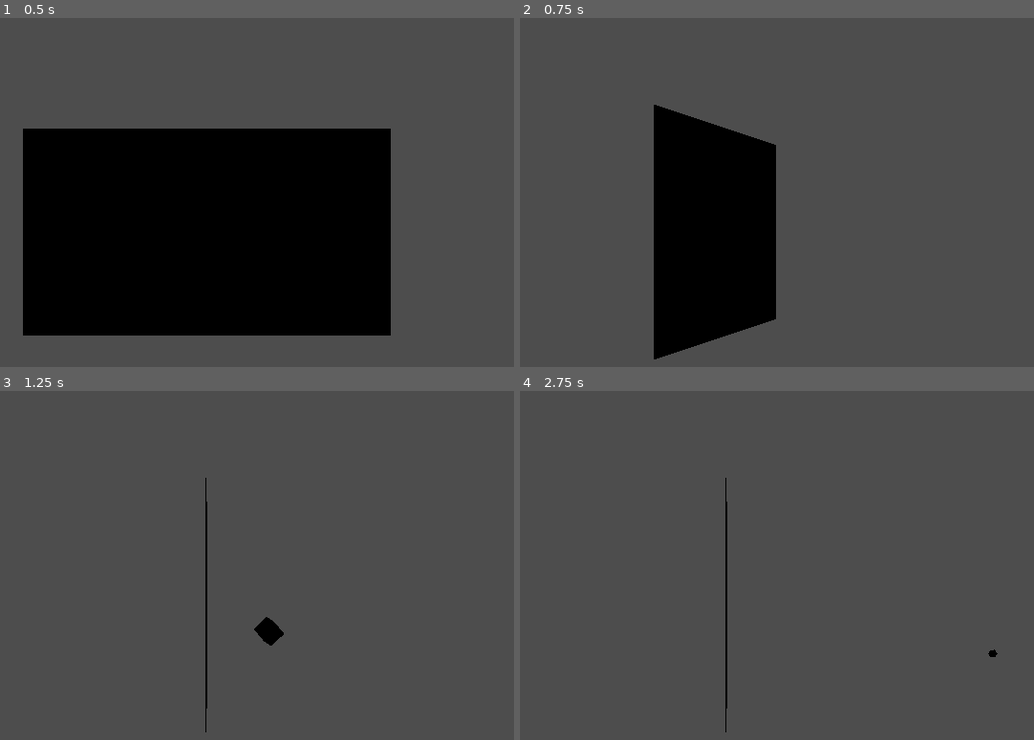
Above: before the commit, frames 1-4 (two rows, left to right).
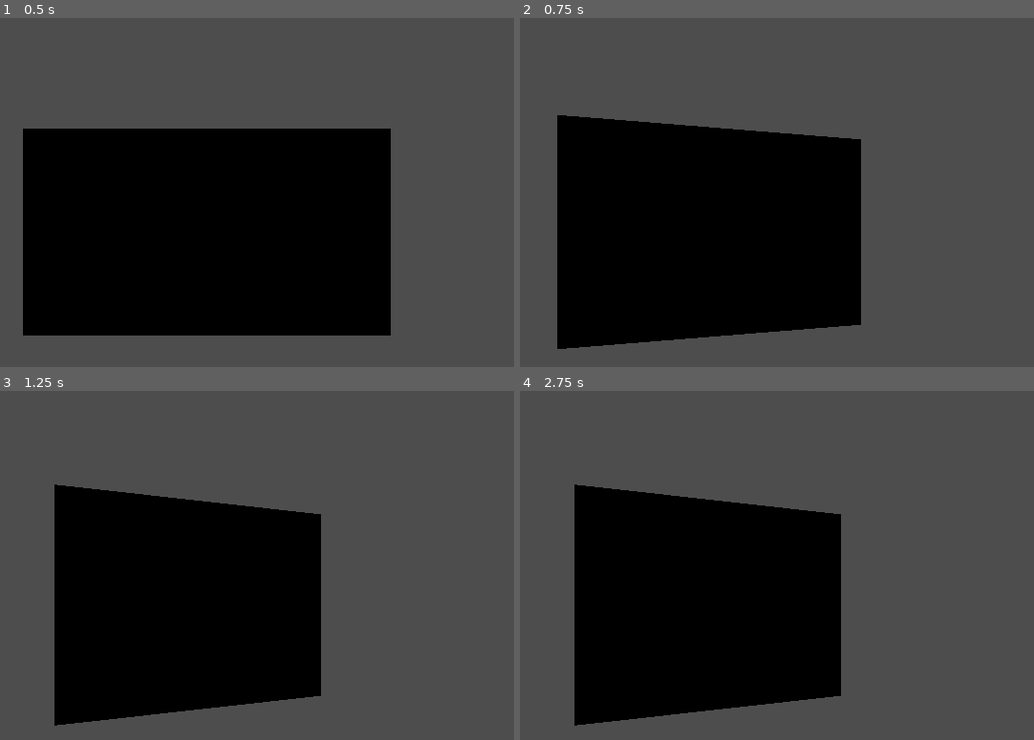
Above: after the commit, the same moments.

Repository: MatthieuLJ/no_dice
Game: Godot game, scene res://die.tscn
Two runs of this game, one before a commit and one after it. Both use one fixed random seed, a clock stepped at 60 frames per second and the inputs below.
Inputs (mouse positions are in pixels of both pictures, inside the frame that each line leads up to):
- Up to frame 1 (0.5 s): no input
- Up to frame 2 (0.75 s): tap Enter (ui_accept) at 0.5 s; move the mouse to (895, 209) at 0.52 s; hold Right (ui_right) from 0.53 s (still down); tap R at 0.6 s; click (895, 209) at 0.67 s
- Up to frame 3 (1.25 s): keep holding Right (ui_right); tap Enter (ui_accept) at 0.77 s
- Up to frame 4 (2.75 s): move the mouse to (576, 624) at 1.27 s; release Right (ui_right) at 1.28 s; hold Down (ui_down) 1.28-2.03 s; tap R at 1.35, 2.1 s; tap Enter (ui_accept) at 1.52 s; move the mouse to (802, 509) at 2.02 s; hold Right (ui_right) from 2.03 s (still down)

Frame 1 is identical in both runs. In frame 2, 22% of the frame differs, in the area x 7-67%, y 24-98%; in frame 3, 31%; in frame 4, 31%, in the area x 10-93%, y 24-98%.

Commit message:
Add debug for input sensors
Continue trying to fix the physics in the scene

Diff:
--- /dev/null
+++ b/debug_label.gd
@@ -0,0 +1,15 @@
+extends Label
+
+# Temporary debug code to add to pyramid_scale.gd or a main script:
+func _process(_delta):
+	var grav = Input.get_gravity()
+	var accel = Input.get_accelerometer()
+	var gyro = Input.get_gyroscope()
+
+	# Assuming you have a Label node named "Label" in your scene
+	if has_node("/root/Node3D/CanvasLayer/Label"):
+		get_node("/root/Node3D/CanvasLayer/Label").text = (
+			"Gravity: " + str(grav) + "\n" +
+			"Accel: " + str(accel) + "\n" +
+			"Gyro: " + str(gyro)
+		)
--- a/project.godot
+++ b/project.godot
@@ -23,6 +23,13 @@
 
 enabled=PackedStringArray("res://addons/gemini_godot/plugin.cfg")
 
+[input_devices]
+
+sensors/enable_accelerometer=true
+sensors/enable_gravity=true
+sensors/enable_gyroscope=true
+sensors/enable_magnetometer=true
+
 [rendering]
 
 renderer/rendering_method="mobile"
--- a/pyramid_scale.gd
+++ b/pyramid_scale.gd
@@ -39,15 +39,25 @@
 	var target_quat: Quaternion
 
 	if not gravity.is_zero_approx():
-		var physical_up = -gravity.normalized()
-		target_quat = Quaternion(Vector3.UP, physical_up)
+		# Limit gravity components to standard earth gravity (9.8 m/s^2)
+		var g_x = clampf(gravity.x, -9.8, 9.8)
+		var g_y = clampf(gravity.y, -9.8, 9.8)
+
+		# Map device coordinate tilt to 3D space Euler angles:
+		# - gravity.y (longitudinal tilt) controls Pitch (rotation around X-axis)
+		# - gravity.x (lateral tilt) controls Roll (rotation around Z-axis)
+		# A max tilt of 9.8 m/s^2 corresponds to a comfortable 45-degree (PI/4) tilt.
+		var target_pitch = -g_y / 9.8 * (PI / 4.0)
+		var target_roll = -g_x / 9.8 * (PI / 4.0)
+
+		target_quat = Quaternion.from_euler(Vector3(target_pitch, 0.0, target_roll))
 	else:
 		# --- DESKTOP KEYBOARD FALLBACK ---
 		var input_dir = Input.get_vector("ui_left", "ui_right", "ui_up", "ui_down")
 		var target_euler = Vector3(
-			input_dir.y * PI / 2.0,
+			input_dir.y * PI / 4.0,
 			0.0,
-			-input_dir.x * PI / 2.0
+			-input_dir.x * PI / 4.0
 		)
 		target_quat = Quaternion.from_euler(target_euler)
 
@@ -58,8 +68,9 @@
 		target_quat = target_quat * gyro_impulse
 
 	# 3. Smoothly rotate and apply the preserved scale
-	# We use get_rotation_quaternion() to bypass scale distorting the rotation query
-	var current_quat = transform.basis.get_rotation_quaternion()
+	# CRITICAL FIX: We use orthonormalized() here to strip out scale before querying rotation.
+	# This prevents NaN errors from breaking the transform.
+	var current_quat = transform.basis.orthonormalized().get_rotation_quaternion()
 	var next_quat = current_quat.slerp(target_quat, tilt_speed * delta)
 
 	# Build a clean rotation basis and apply our target scale to it
Not shown, added: debug_label.gd.uid
